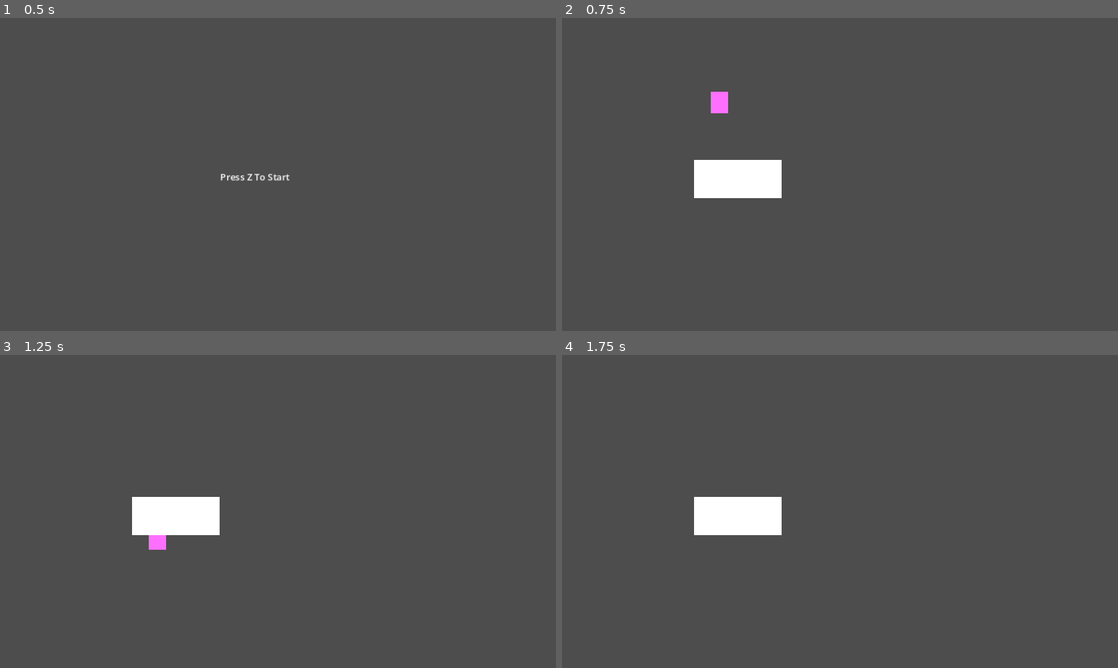
Above: before the commit, frames 1-4 (two rows, left to right).
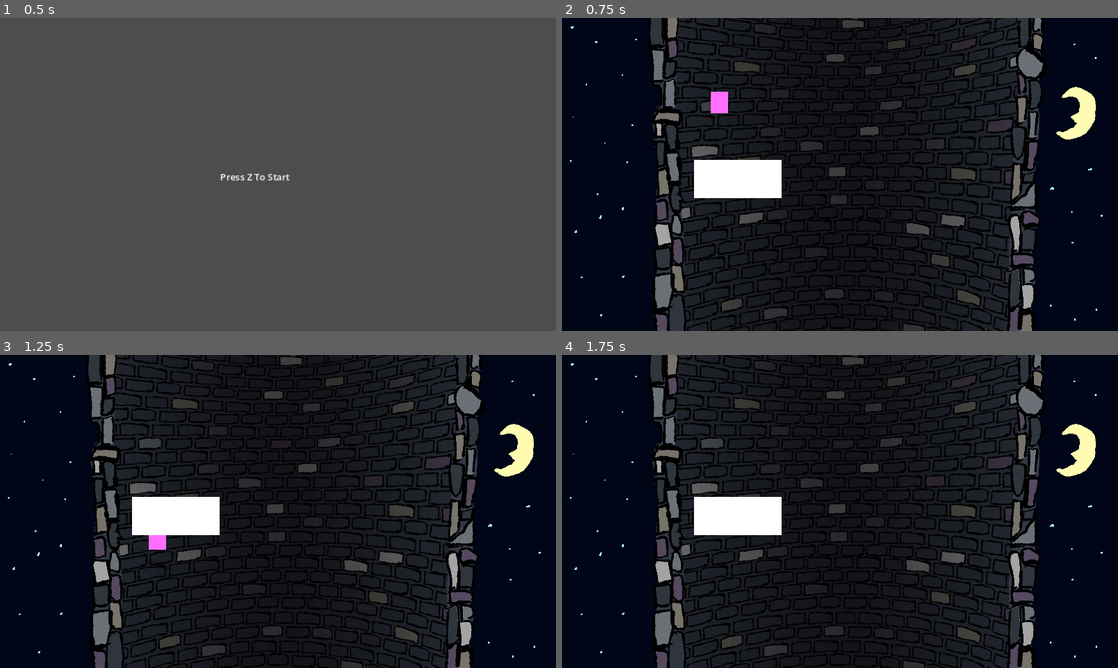
Above: after the commit, the same moments.

Repository: tkeene/LD55
Game: Godot game, scene res://00_boot/00_boot.tscn
Same seed, same stepped clock (60 frames per second), same inputs: the game is played once before the commit and once after it.
Inputs:
- Up to frame 1 (0.5 s): no input
- Up to frame 2 (0.75 s): tap Z (Action) at 0.5, 0.6 s; hold Right (Right) from 0.53 s (still down)
- Up to frame 3 (1.25 s): keep holding Right (Right)
- Up to frame 4 (1.75 s): release Right (Right) at 1.28 s; hold Down (Down) from 1.28 s (still down); tap Z (Action) at 1.35 s

Frame 1 is identical in both runs. In frame 2, 96% of the frame differs, in the area x 0-100%, y 0-100%; in frame 3, 96%; in frame 4, 96%.

Commit message:
Add some Art
- Added backdrop and sprite sheet
- Set Level backdrop in the 11_level tree.

Diff:
--- a/LD55/levels/11_level.tscn
+++ b/LD55/levels/11_level.tscn
@@ -1,5 +1,6 @@
-[gd_scene load_steps=5 format=3 uid="uid://v13ue5nhk4k8"]
+[gd_scene load_steps=6 format=3 uid="uid://v13ue5nhk4k8"]
 
+[ext_resource type="Texture2D" uid="uid://ds7fqm4he2wog" path="res://backdrop.png" id="1_ill6a"]
 [ext_resource type="PackedScene" uid="uid://b1h5xxnqb6uwg" path="res://pawns/player.tscn" id="1_texth"]
 [ext_resource type="Script" path="res://pawns/player.gd" id="2_vtpes"]
 [ext_resource type="Texture2D" uid="uid://cyqc4nl6vjpx" path="res://white_pixel.bmp" id="3_6cf4e"]
@@ -8,6 +9,12 @@
 size = Vector2(1, 1)
 
 [node name="00Boot" type="Node2D"]
+
+[node name="TextureRect" type="TextureRect" parent="."]
+offset_right = 960.0
+offset_bottom = 539.0
+texture = ExtResource("1_ill6a")
+expand_mode = 5
 
 [node name="player" parent="." instance=ExtResource("1_texth")]
 script = ExtResource("2_vtpes")
Binary file added: LD55/backdrop.png
Not shown, added: LD55/backdrop.png.import
Not shown, added: ArtSources/backdrop.png
Not shown, added: ArtSources/blort_sheet.png
